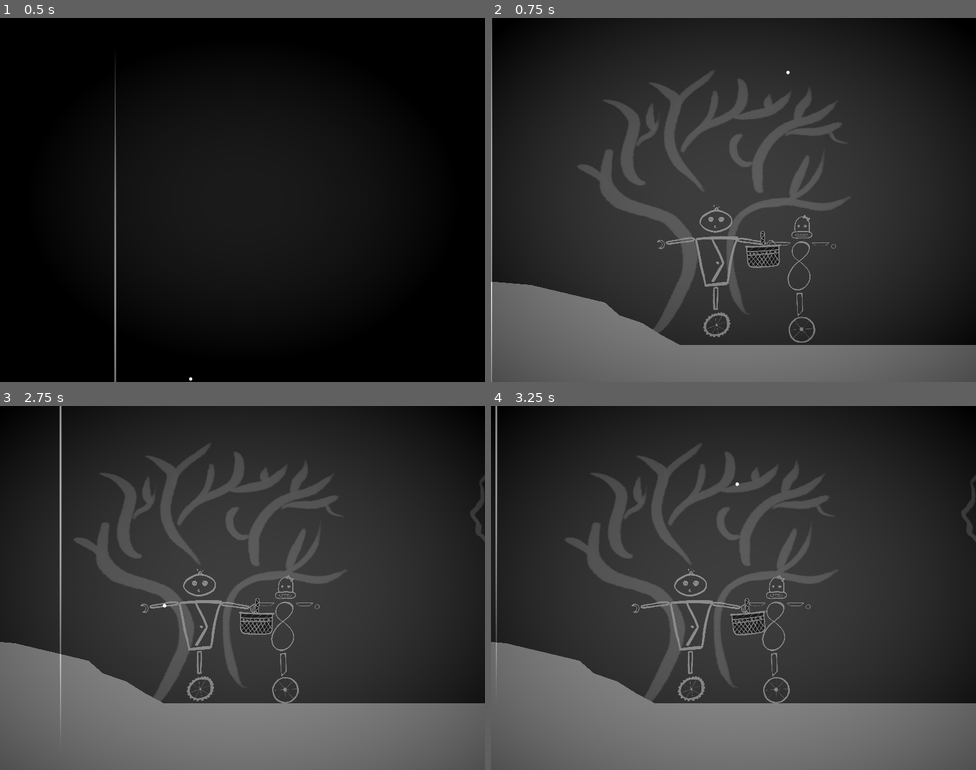
Above: before the commit, frames 1-4 (two rows, left to right).
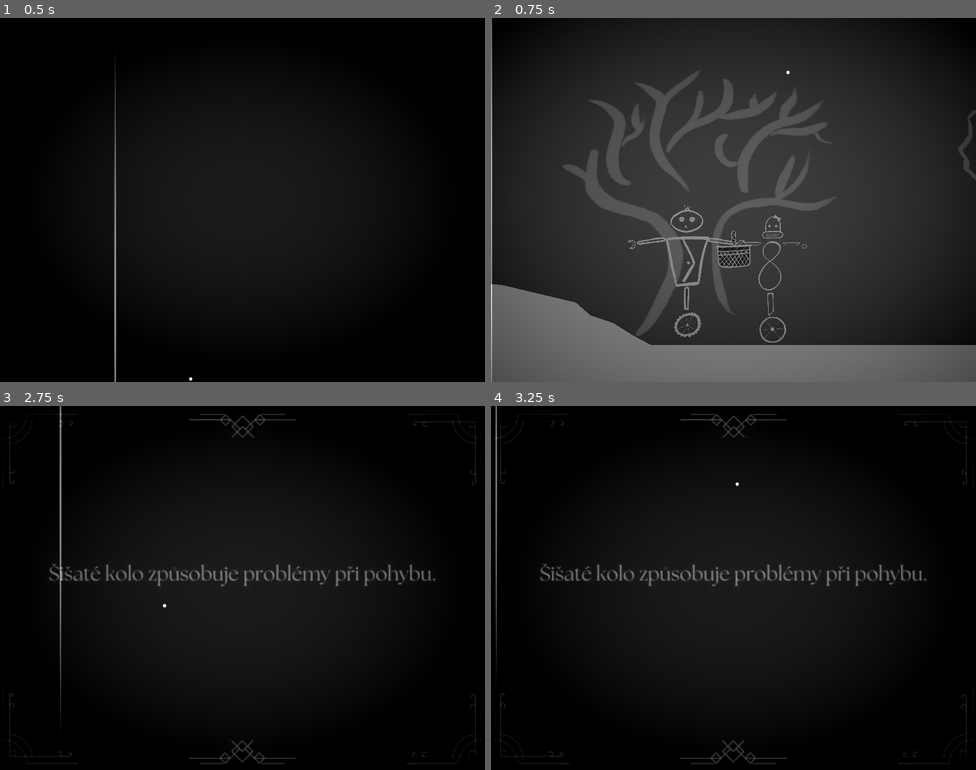
Above: after the commit, the same moments.

Repository: tombuben/KrehkeRobotickeSpoje
Game: Godot game, scene res://main_menu.tscn
Same seed, same stepped clock (60 frames per second), same inputs: the game is played once before the commit and once after it. Video files are missing from this copy of the repository; at most half a second of black plays in their place.
Inputs:
- Up to frame 1 (0.5 s): no input
- Up to frame 2 (0.75 s): hold D (Player1Right) from 0.53 s (still down); tap K (Player2Down) at 0.6 s
- Up to frame 3 (2.75 s): release D (Player1Right) at 1.28 s; hold S (Player1Down) 1.28-2.03 s; tap J (Player2Left) at 1.35 s; hold D (Player1Right) from 2.03 s (still down); tap L (Player2Right) at 2.1 s
- Up to frame 4 (3.25 s): release D (Player1Right) at 2.78 s; hold W (Player1Up) from 2.78 s (still down); tap I (Player2Up) at 2.85 s

Frame 1 is identical in both runs. In frame 2, 12% of the frame differs, in the area x 0-100%, y 14-90%; in frame 3, 92%; in frame 4, 92%, in the area x 0-100%, y 0-100%.
Error before the commit: Attempt to call function 'playLevelIntro' in base 'null instance' on a null instance. (res://CameraSwitcher.gd:17)

Commit message:
merdznul jsem prvni level

Diff:
--- a/level_1.tscn
+++ b/level_1.tscn
@@ -17,7 +17,13 @@
 [ext_resource type="Texture2D" uid="uid://cni6sio1f8skg" path="res://art/carry_stuff/kosik.png" id="8_tc635"]
 [ext_resource type="Texture2D" uid="uid://coqpig88ad7yg" path="res://art/gameover.png" id="8_v3eh1"]
 [ext_resource type="Texture2D" uid="uid://ig5lwx07xvp7" path="res://art/stromy/strom4.png" id="8_yi0ws"]
-[ext_resource type="Script" path="res://storyboardCamera.gd" id="9_mx74c"]
+[ext_resource type="Script" path="res://StoryboardPlayer.gd" id="9_mx74c"]
+[ext_resource type="Texture2D" uid="uid://c0fuai8ej7745" path="res://art/storyboard/park/park_intro_1.jpg" id="12_c2snk"]
+[ext_resource type="Script" path="res://storyboard.gd" id="13_doyg1"]
+[ext_resource type="Texture2D" uid="uid://doi3la0c0mrr" path="res://art/storyboard/park/park_intro_2.jpg" id="14_xfy2c"]
+[ext_resource type="Texture2D" uid="uid://bupuetdew7tg6" path="res://art/storyboard/park/park_outro_1.jpg" id="15_d117x"]
+[ext_resource type="Texture2D" uid="uid://ble8folajkggg" path="res://art/storyboard/park/park_outro_2.jpg" id="16_pror3"]
+[ext_resource type="Texture2D" uid="uid://bvl8aag2ru7dp" path="res://art/storyboard/park/park_outro_3.jpg" id="17_unuie"]
 
 [sub_resource type="ShaderMaterial" id="ShaderMaterial_fugcv"]
 shader = ExtResource("3_fspt7")
@@ -59,7 +65,7 @@
 player = 2
 
 [node name="CameraCenterer" type="Node2D" parent="." node_paths=PackedStringArray("pos1", "pos2")]
-position = Vector2(434, 168)
+position = Vector2(791, 168)
 script = ExtResource("2_r8wdn")
 pos1 = NodePath("../ona")
 pos2 = NodePath("../sisoun")
@@ -152,46 +158,67 @@
 rotation = 1.51844
 shape = SubResource("CapsuleShape2D_jd27c")
 
-[node name="CameraSwitcher" type="Node2D" parent="." node_paths=PackedStringArray("gameplayCamera", "storyboards")]
+[node name="CameraSwitcher" type="Node2D" parent="." node_paths=PackedStringArray("gameplayCamera")]
 script = ExtResource("6_ahpbm")
 gameplayCamera = NodePath("../CameraCenterer/CharactersCamera")
-storyboards = [NodePath("../Storyboard/ParkUvod"), NodePath("../Storyboard/ParkUvod2"), NodePath("../Storyboard/ParkUvod3"), NodePath("../Storyboard/ParkUvod4"), NodePath("../Storyboard/ParkUvod5")]
-
-[node name="StoryboardCamera" type="Camera2D" parent="CameraSwitcher"]
+
+[node name="StoryboardPlayer" type="Camera2D" parent="CameraSwitcher" node_paths=PackedStringArray("gameStart", "gameEnd")]
 position = Vector2(-998, -1504)
 zoom = Vector2(1.75, 1.75)
 position_smoothing_enabled = true
 position_smoothing_speed = 10.0
 script = ExtResource("9_mx74c")
+gameStart = [NodePath("../../Storyboard/ParkIntro1"), NodePath("../../Storyboard/ParkIntro2")]
+gameEnd = [NodePath("../../Storyboard/ParkOutro1"), NodePath("../../Storyboard/ParkOutro4"), NodePath("../../Storyboard/ParkOutro5")]
 
 [node name="Storyboard" type="Node2D" parent="."]
+
+[node name="TextureRect" type="TextureRect" parent="Storyboard"]
+offset_left = -3948.0
+offset_top = -4813.0
+offset_right = -3520.0
+offset_bottom = -4671.0
 
 [node name="ColorRect" type="ColorRect" parent="Storyboard"]
 offset_left = -4123.0
-offset_top = -4747.0
+offset_top = -5300.0
 offset_right = -3323.0
 offset_bottom = -747.0
 color = Color(0, 0, 0, 1)
 
 [node name="ParkUvod" type="Sprite2D" parent="Storyboard"]
-position = Vector2(-3729, -4408)
+position = Vector2(-3700, -5000)
 texture = ExtResource("7_m0xvp")
 
-[node name="ParkUvod2" type="Sprite2D" parent="Storyboard"]
-position = Vector2(-3808, -3960)
-texture = ExtResource("7_m0xvp")
-
-[node name="ParkUvod3" type="Sprite2D" parent="Storyboard"]
-position = Vector2(-3733, -3466)
-texture = ExtResource("7_m0xvp")
-
-[node name="ParkUvod4" type="Sprite2D" parent="Storyboard"]
-position = Vector2(-3740, -2941)
-texture = ExtResource("7_m0xvp")
-
-[node name="ParkUvod5" type="Sprite2D" parent="Storyboard"]
-position = Vector2(-3748, -2476)
-texture = ExtResource("7_m0xvp")
+[node name="ParkIntro1" type="Sprite2D" parent="Storyboard"]
+position = Vector2(-3700, -4616)
+texture = ExtResource("12_c2snk")
+script = ExtResource("13_doyg1")
+displayTime = 3.0
+
+[node name="ParkIntro2" type="Sprite2D" parent="Storyboard"]
+position = Vector2(-3700, -4249)
+texture = ExtResource("14_xfy2c")
+script = ExtResource("13_doyg1")
+displayTime = 2.0
+
+[node name="ParkOutro1" type="Sprite2D" parent="Storyboard"]
+position = Vector2(-3700, -3778)
+texture = ExtResource("15_d117x")
+script = ExtResource("13_doyg1")
+displayTime = 2.0
+
+[node name="ParkOutro4" type="Sprite2D" parent="Storyboard"]
+position = Vector2(-3700, -2400)
+texture = ExtResource("16_pror3")
+script = ExtResource("13_doyg1")
+displayTime = 1.0
+
+[node name="ParkOutro5" type="Sprite2D" parent="Storyboard"]
+position = Vector2(-3700, -2000)
+texture = ExtResource("17_unuie")
+script = ExtResource("13_doyg1")
+displayTime = 1.0
 
 [node name="GoalTarget" type="Area2D" parent="."]
 position = Vector2(3202, 368)
Not shown: 1 places in level_1.tscn that only renumber resources
